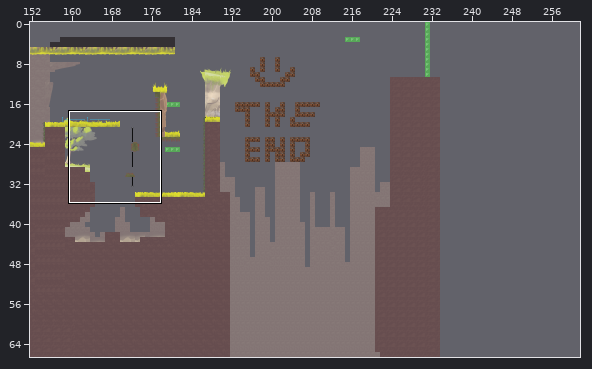
Tiled map (JSON): assets/tilemaps/Alpha1.json. Above, an overview of the earlier version with the close-up marked.
Close-up. First the earlier version:
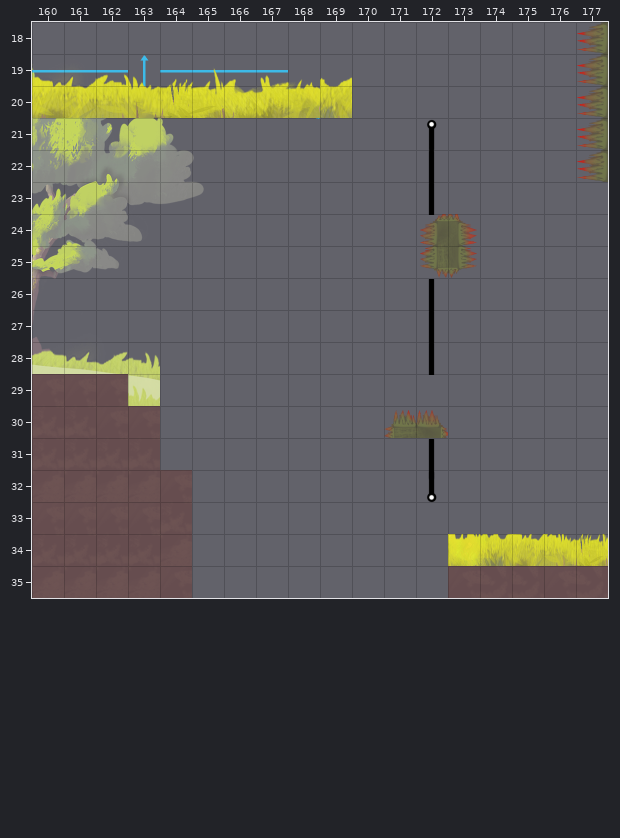
Cells are 64x64 px. Shown: x 160..177, y 18..35. The commit also changed other parts of the map, which this record leaves out. Tiles whose own drawing changed are shown in their newer look in all pictures. Layer "CTRL" is drawn 48,32 px off the grid.
The same view after the edit:
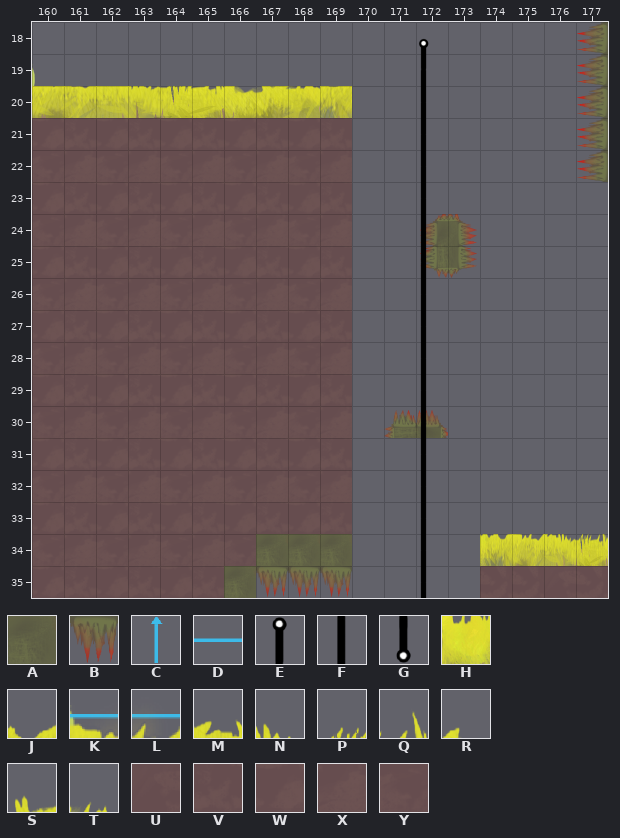
Key: from "platformPack_tilesheet_LD": A 235, B 263, C 310, D 337, E 402, F 430, G 458; from "test1": H 2053, J 2163, K 2164, L 2165, M 2166, N 2167, P 2168, Q 2169, R 2170, S 2171, T 2172, U 3537, V 3609, W 3610, X 3681, Y 3682.
_ is an empty cell, . an unchanged one.
Tiles of an added or newly shown layer are drawn over the layers below it.
See-through tiles are keyed as they look on the map.
Changes in this commit:
--- layer "Sol"
@@ x 160..167 @@
-19 DDDCDDDD
+19 ________
@@ x 172..172 @@
-21 E
-22 F
-23 F
+21 _
+22 _
+23 _
@@ x 172..172 @@
-26 F
-27 F
-28 F
+26 _
+27 _
+28 _
@@ x 172..172 @@
-31 F
-32 G
+31 _
+32 _
--- layer "PNJ"
@@ x 166..169 @@
-34 .___
-35 ____
+34 .AAA
+35 ABBB
--- layer "CTRL" (added)
@@ x 171..171 @@
-18 _
-19 _
-20 _
-21 _
-22 _
-23 _
-24 _
-25 _
-26 _
-27 _
-28 _
-29 _
-30 _
-31 _
-32 _
-33 _
-34 _
-35 _
+18 E
+19 F
+20 F
+21 F
+22 F
+23 F
+24 F
+25 F
+26 F
+27 F
+28 F
+29 F
+30 F
+31 F
+32 F
+33 F
+34 F
+35 F
--- layer "test"
@@ x 160..169 @@
-19 KLMNPQRSTJ
+19 __________
@@ x 160..173 @@
-21 __________....
-22 __________....
-23 __________....
-24 __________....
-25 __________....
-26 __________....
-27 __________....
-28 __________....
-29 ..._______....
-30 ....______....
-31 ....______....
-32 ....._____....
-33 ....._____....
-34 .....__......H
-35 ....._.......U
+21 WVWVWVWVWV....
+22 YXYXYXYXYX....
+23 WVWVWVWVWV....
+24 YXYXYXYXYX....
+25 WVWVWVWVWV....
+26 YXYXYXYXYX....
+27 WVWVWVWVWV....
+28 YXYXYXYXYX....
+29 ...VWVWVWV....
+30 ....YXYXYX....
+31 ....WVWVWV....
+32 .....XYXYX....
+33 .....VWVWV....
+34 .....XY......_
+35 .....V......._
